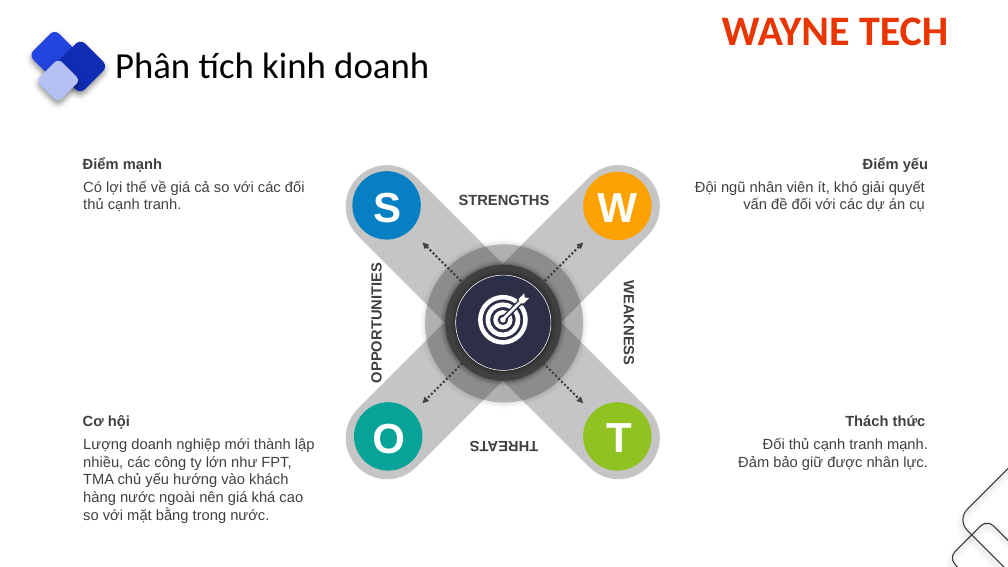
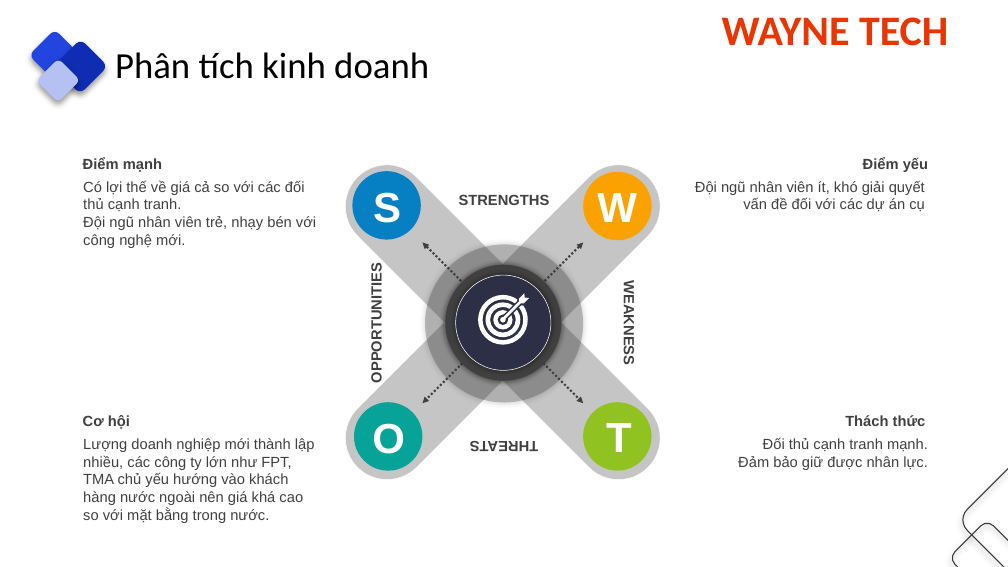
Before and after one commit to danglaiacc/kn, a slide deck: slide 13 of ppt/index.pptx. Drawn at 1008x567 pixels with LibreOffice and Linux fonts; fonts in the diff are those of the drawing. Boxes give left, top, right and bottom in pixels: in the first picture for what was removed or moved away, otherwise in the second. Text is boxed around its words. In the diff, an @@ line names an element or a change of style, - is before the commit and + after.

```diff
--- a/ppt/index.pptx
+++ b/ppt/index.pptx
@@ text at box(83, 216, 316, 248): paragraph added @@
+Đội ngũ nhân viên trẻ, nhạy bén với công nghệ mới.
```
Also in this commit, not shown: 3 other slides changed, 9 slides added, 7 other files.
